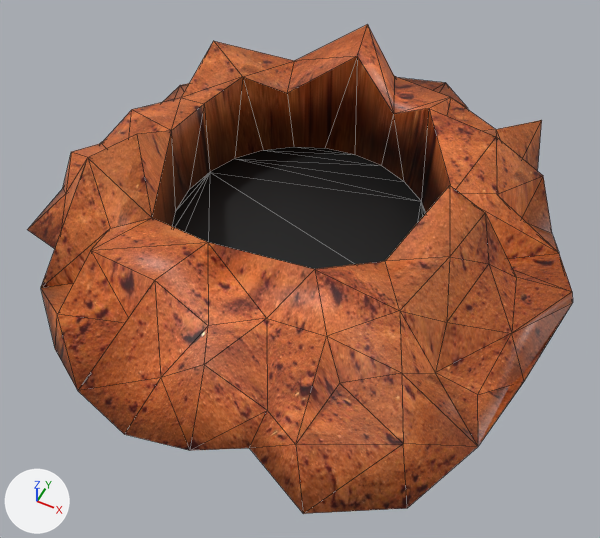
The OBJ model app/models/landscape/Drill hole.obj: old version first, new version second.
One viewpoint serves both versions: a 50 mm camera at (0.91, -1.84, 1.92) aimed at (0.09, -0.19, -0.14). Lighting does not change. The marker at lower left points along +X, +Y and +Z. Mesh edges are drawn as thin lines. Where no turn or scale is listed for an object, it has been applied to the vertices.

The scene before the commit, as lines of its bpy script (objects in view):
```python
me_cone = bpy.data.meshes.new('Cone')
me_cone.from_pydata(...)  # 125 vertices, 208 faces; spans x -0.91..0.94, y -0.96..0.97, z -0.22..0.33
# faces by material slot: [186, 22]
me_cone.materials.append(mat_material)  # picture img_red_dirt_jpg
me_cone.materials.append(mat_pitch_black)  # black #000000
ob_cone = bpy.data.objects.new('Cone', me_cone)
ob_cone.location = (0.0, 0.0, 0.0)
```
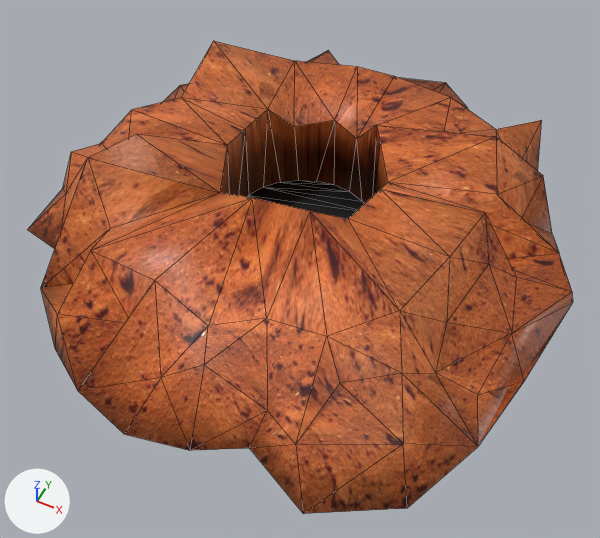
The newer file is also turned or shifted as a whole; pictures and numbers use the older file's frame.

The edits, one by one:
me_cone is used by ob_cone; location (0.0, 0.0, 0.0).
me_cone had 125 vertices, 208 faces and spanned x -0.91..0.94, y -0.96..0.97, z -0.22..0.33.
me_cone now has 125 vertices, 208 faces and spans x -0.91..0.94, y -0.96..0.97, z -0.22..0.28.
me_cone part 1: 38 of 125 vertices moved; they spanned x -0.48..0.51, y -0.49..0.64, z -0.17..0.33 and now span x -0.27..0.29, y -0.27..0.56, z -0.17..0.21; mean shift (0.0, 0.0, -0.01); largest move (0.51, -0.09, 0.33) -> (0.29, -0.05, 0.19).
me_cone part 2: edges marked sharp go from 45 to 50.

Boxes [x1, y1, x2, y2] around the edits, measured in the pictures (600 x 538 px; the box of a moved part takes in the faces that stretch with it):
'Cone', reshaped, shading changed
    before: [28, 24, 573, 514]
    after: [28, 41, 573, 514]
part 1 of me_cone, moved or reshaped
    before: [88, 24, 572, 445]
    after: [88, 41, 572, 513]
part 2 of me_cone, shading changed
    both: [28, 78, 573, 514]
